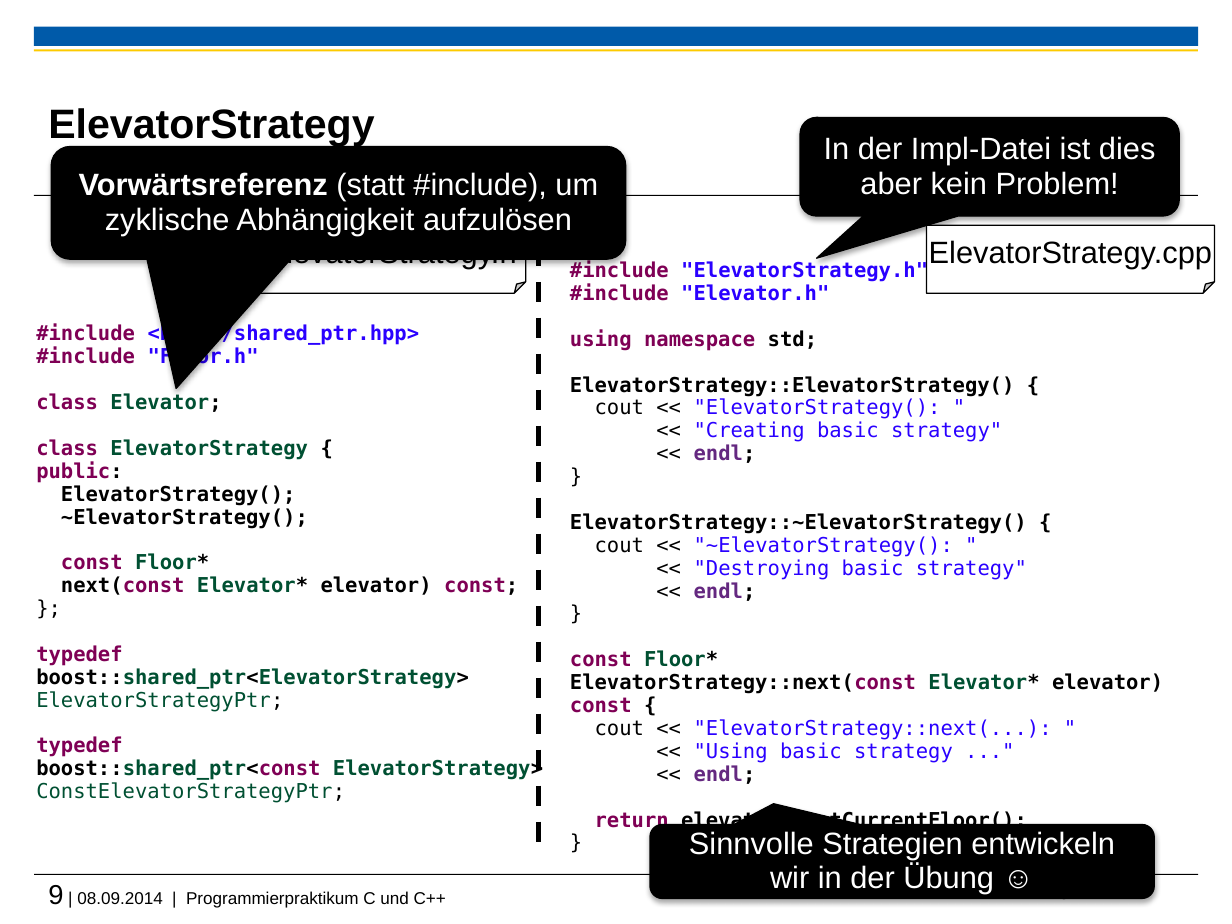
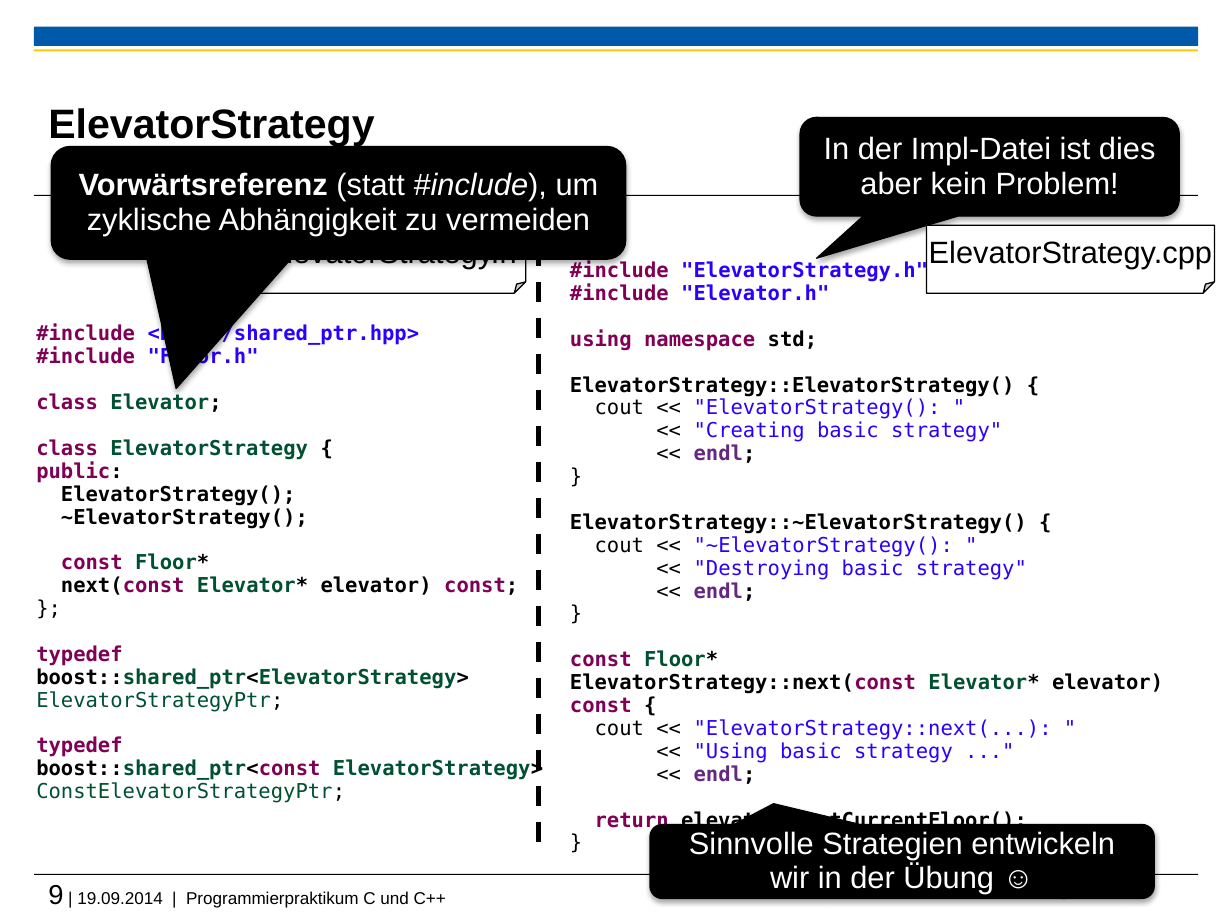
Before and after one commit to h82k/tud-cppp, a slide deck: slide 9 of Vorlesung/3 Vererbung-Polymorphie.pptx. Drawn at 1232x924 pixels with LibreOffice and Linux fonts; fonts in the diff are those of the drawing; background and template pictures are left out. Boxes give left, top, right and bottom in pixels: in the first picture for what was removed or moved away, otherwise in the second. Text is boxed around its words. In the diff, an @@ line names an element or a change of style, - is before the commit and + after.

```diff
--- a/Vorlesung/3 Vererbung-Polymorphie.pptx
+++ b/Vorlesung/3 Vererbung-Polymorphie.pptx
@@ text in rounded speech box at (79,172,599,235): text changed @@
-Vorwärtsreferenz (statt #include), um zyklische Abhängigkeit aufzulösen
+Vorwärtsreferenz (statt #include), um zyklische Abhängigkeit zu vermeiden
@@ text at (48,885,446,908): text changed @@
-9 | 08.09.2014 | Programmierpraktikum C und C++
+9 | 19.09.2014 | Programmierpraktikum C und C++
```
Also in this commit, not shown: 3 other slides changed, 1 slide added, 4 other files.
